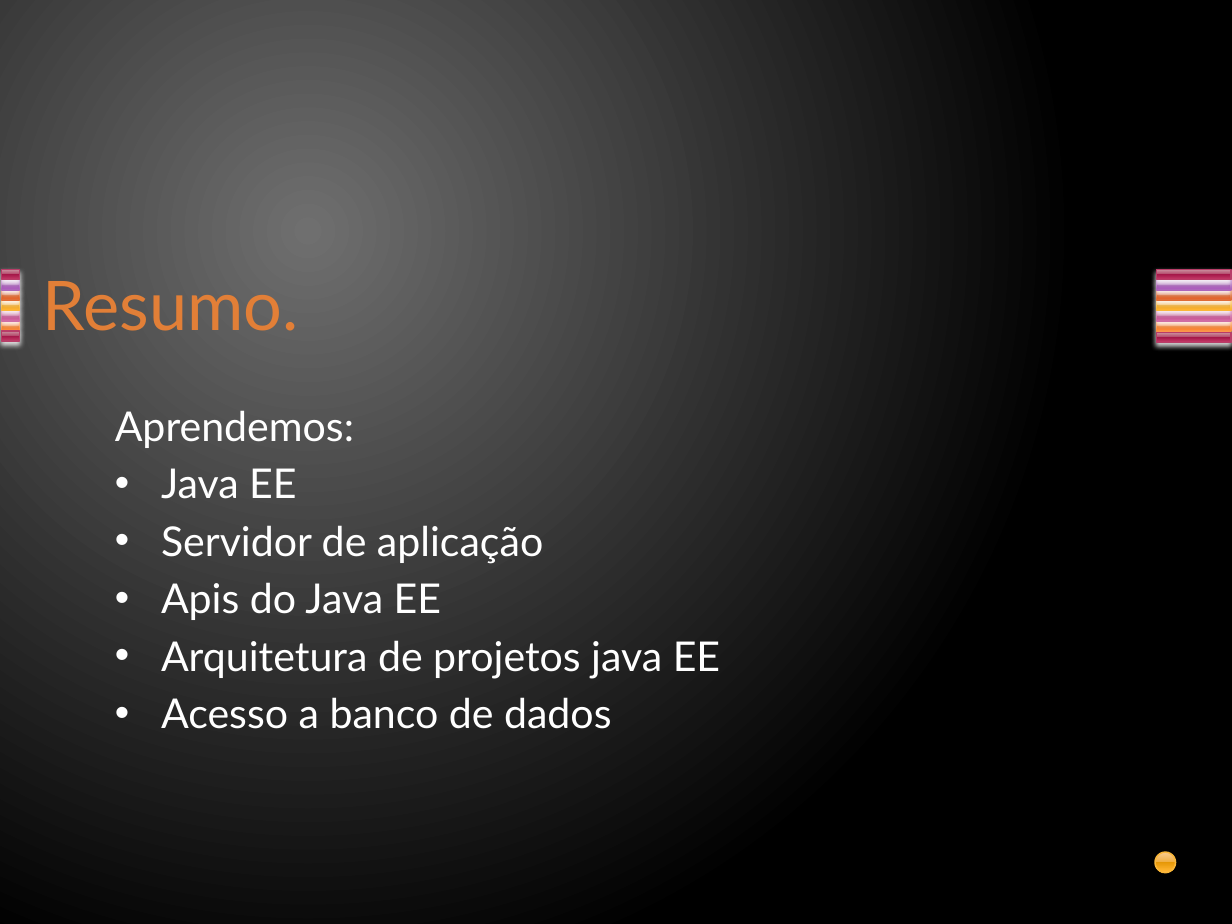
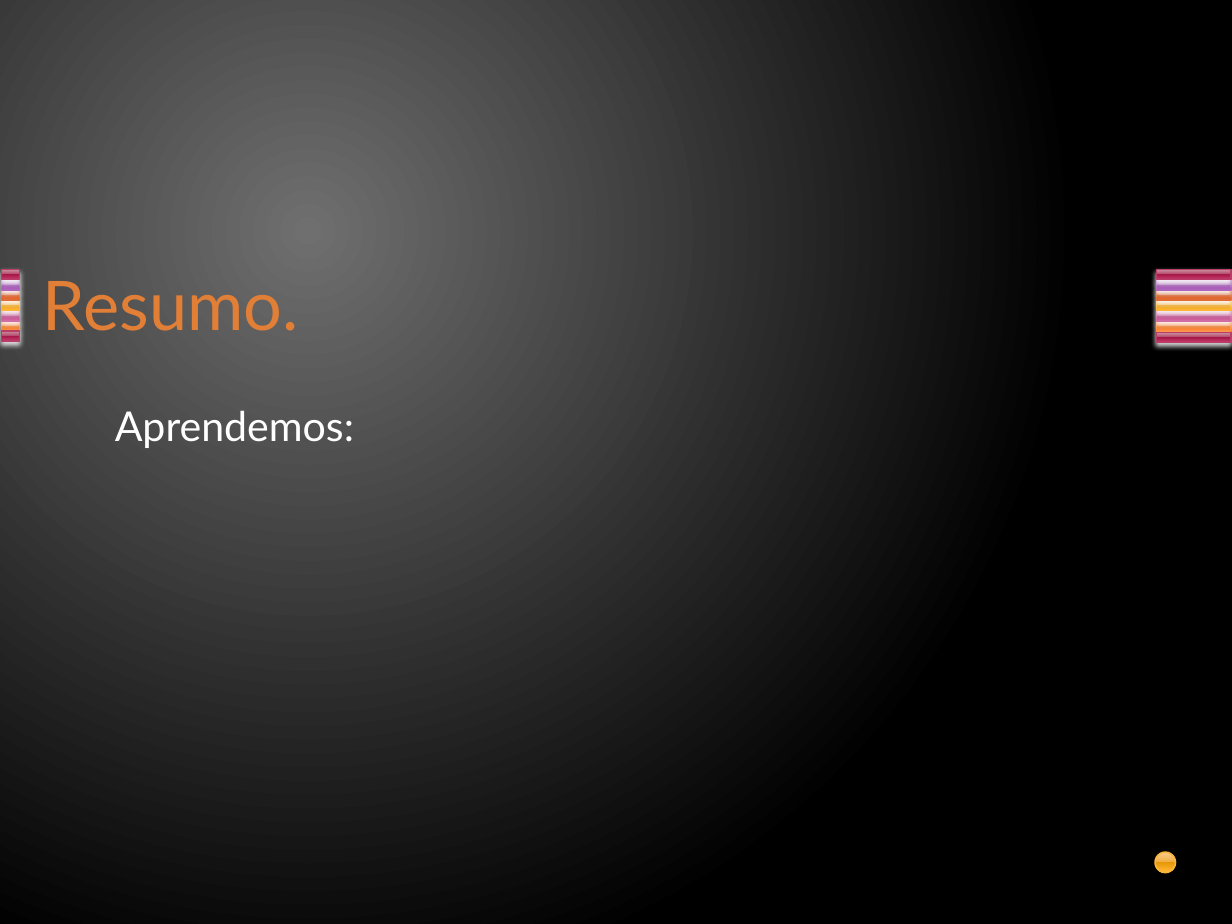
Before and after one commit to davirj9/javaAvancado, a slide deck: slide 8 of AulasAvancado/src/main/resources/br/com/Aula2/Servlets.pptx (slide 9 before the commit). Drawn at 1232x924 pixels with LibreOffice and Linux fonts; fonts in the diff are those of the drawing. Boxes give left, top, right and bottom in pixels: in the first picture for what was removed or moved away, otherwise in the second. Text is boxed around its words. In the diff, an @@ line names an element or a change of style, - is before the commit and + after.

```diff
--- a/AulasAvancado/src/main/resources/br/com/Aula2/Servlets.pptx
+++ b/AulasAvancado/src/main/resources/br/com/Aula2/Servlets.pptx
@@ text at <box>161,468,720,729</box>: paragraphs removed @@
-• Java EE
-• Servidor de aplicação
-• Apis do Java EE
-• Arquitetura de projetos java EE
-• Acesso a banco de dados
```
Also in this commit, not shown: 2 other slides changed, 7 slides added, 8 slides removed, 2 other files.
